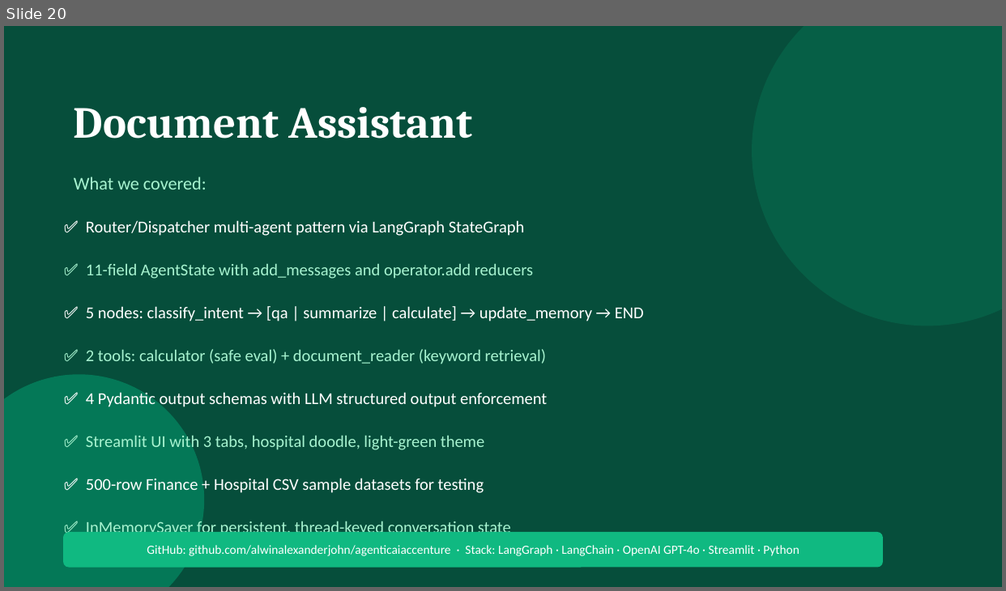
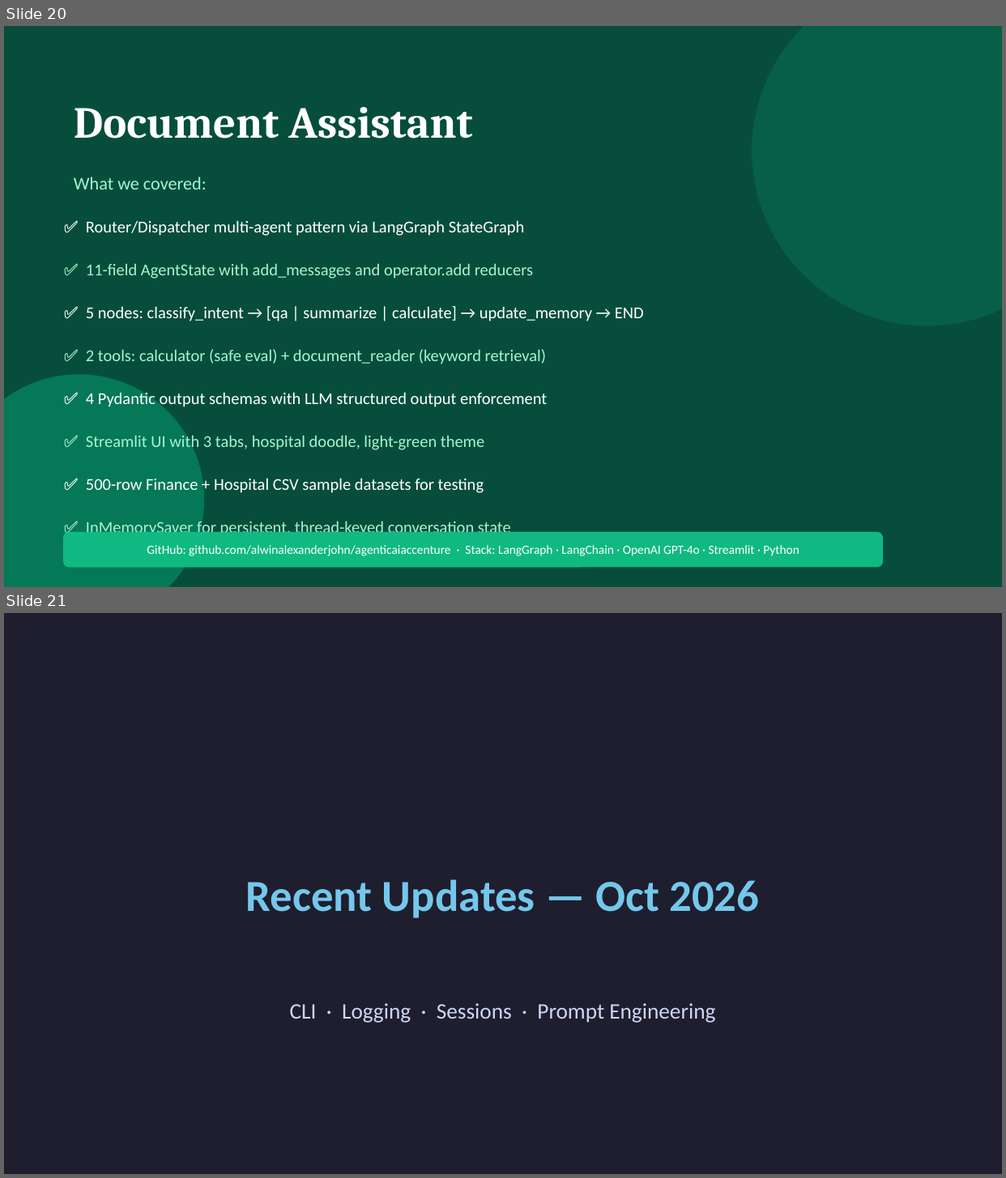
Before and after one commit to alwinalexanderjohn/agenticaiaccenture, a slide deck: Document_Assistant.pptx. Shown one above the other, each under a label of ours: slide 20 before the commit, slides 20 and 21 after it. The pictures are 1006x591 and 1006x1178 pixels, drawn with LibreOffice and Linux fonts; fonts in the diff are those of the drawing. Boxes give left, top, right and bottom in pixels: in the first picture for what was removed or moved away, otherwise in the second. Text is boxed around its words. In the diff, an @@ line names an element or a change of style, - is before the commit and + after.

```diff
--- a/Document_Assistant.pptx
+++ b/Document_Assistant.pptx
@@ slide 21 added at [4,613,1002,1174], background #1E1E2E @@
@@ text added at [246,879,759,918], 32 pt, text #74C7EC, bold @@
+Recent Updates — Oct 2026
@@ text added at [290,1003,715,1023], 16 pt, text #CDD6F4 @@
+CLI · Logging · Sessions · Prompt Engineering
```
Also in this commit, not shown: 7 other slides added, 1 other file.
